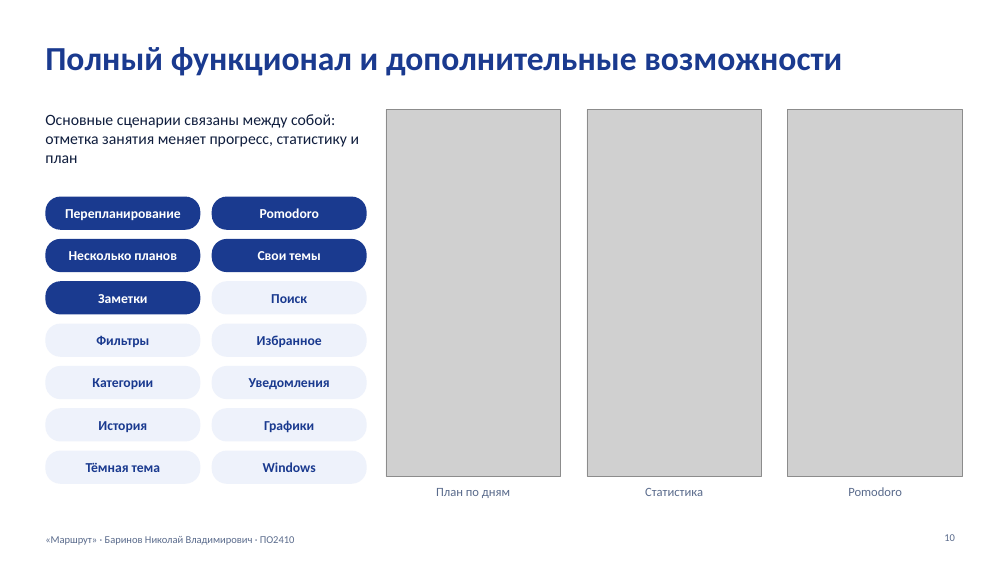
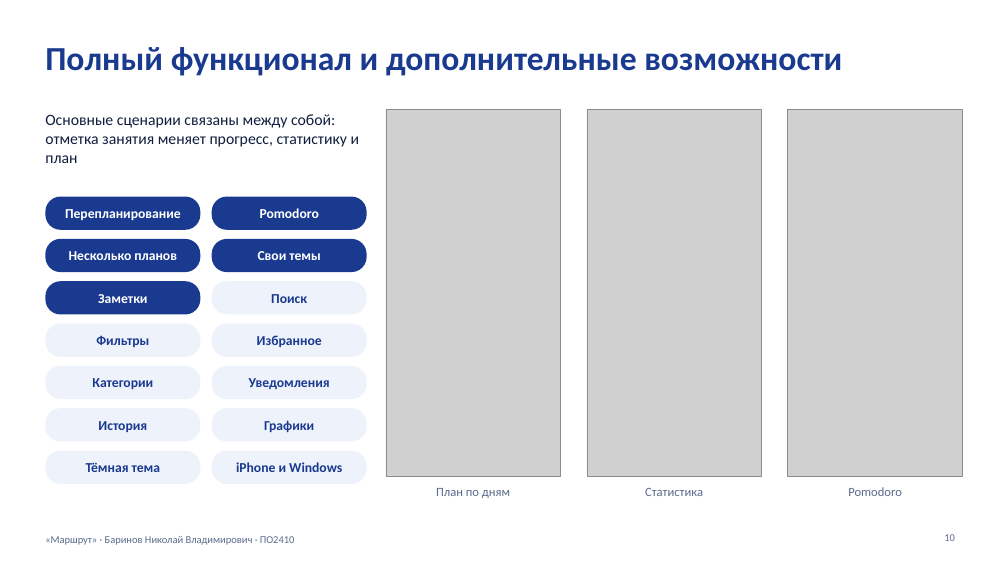
Before and after one commit to Barin5550/3_KURS_DIPLOMKA_BOBR_S, a slide deck: slide 10 of docs/presentation/Маршрут_итоговая_защита.pptx. Drawn at 1008x567 pixels with LibreOffice and Linux fonts; fonts in the diff are those of the drawing; grey boxes stand for pictures. Boxes give left, top, right and bottom in pixels: in the first picture for what was removed or moved away, otherwise in the second. Text is boxed around its words. In the diff, an @@ line names an element or a change of style, - is before the commit and + after.

```diff
--- a/docs/presentation/Маршрут_итоговая_защита.pptx
+++ b/docs/presentation/Маршрут_итоговая_защита.pptx
@@ text in rounded rectangle at (x1=236, y1=462, x2=342, y2=472): text changed @@
-Windows
+iPhone и Windows
```
Also in this commit, not shown: 5 other slides changed, 3 slides added, 2 slides removed, 5 other files.
